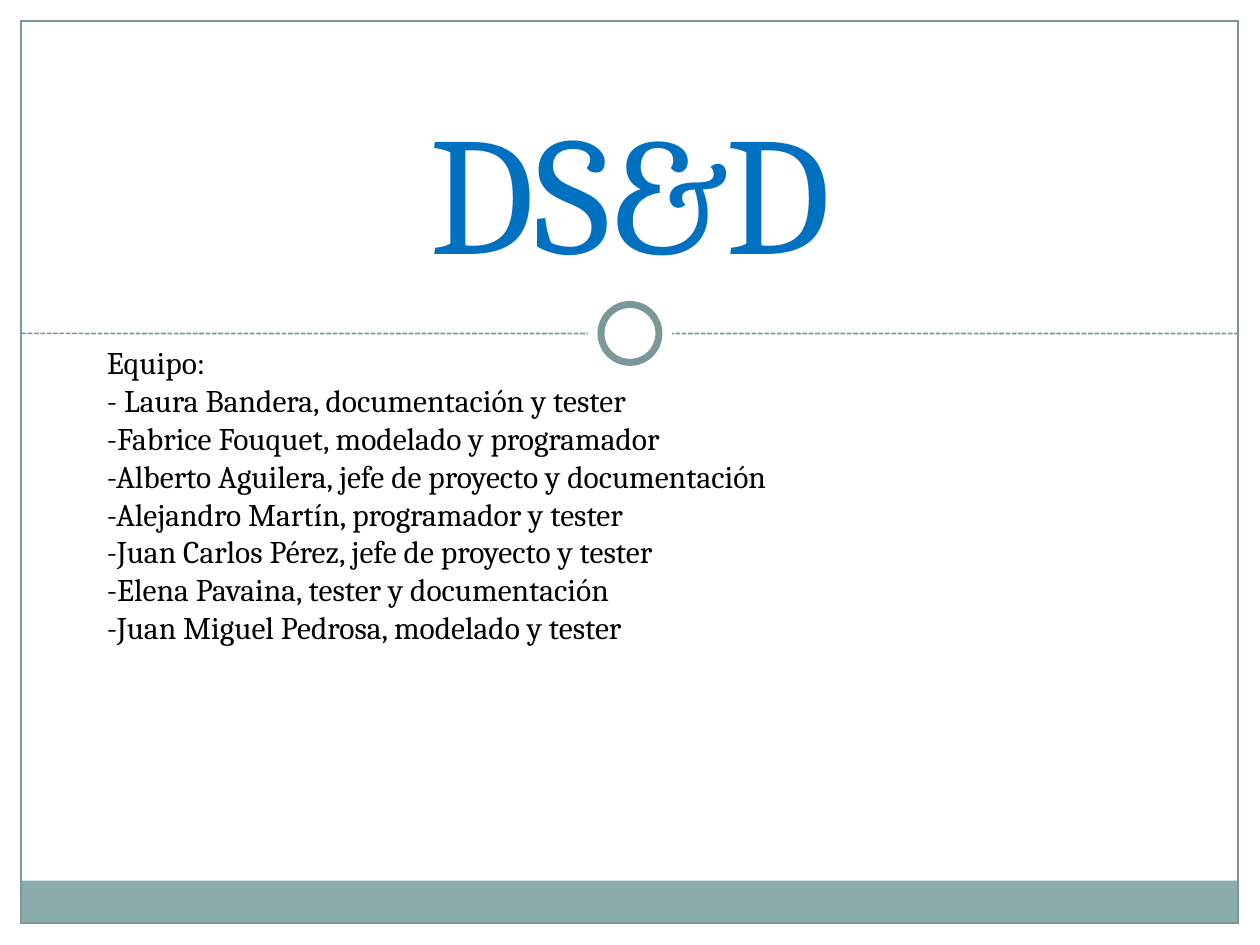
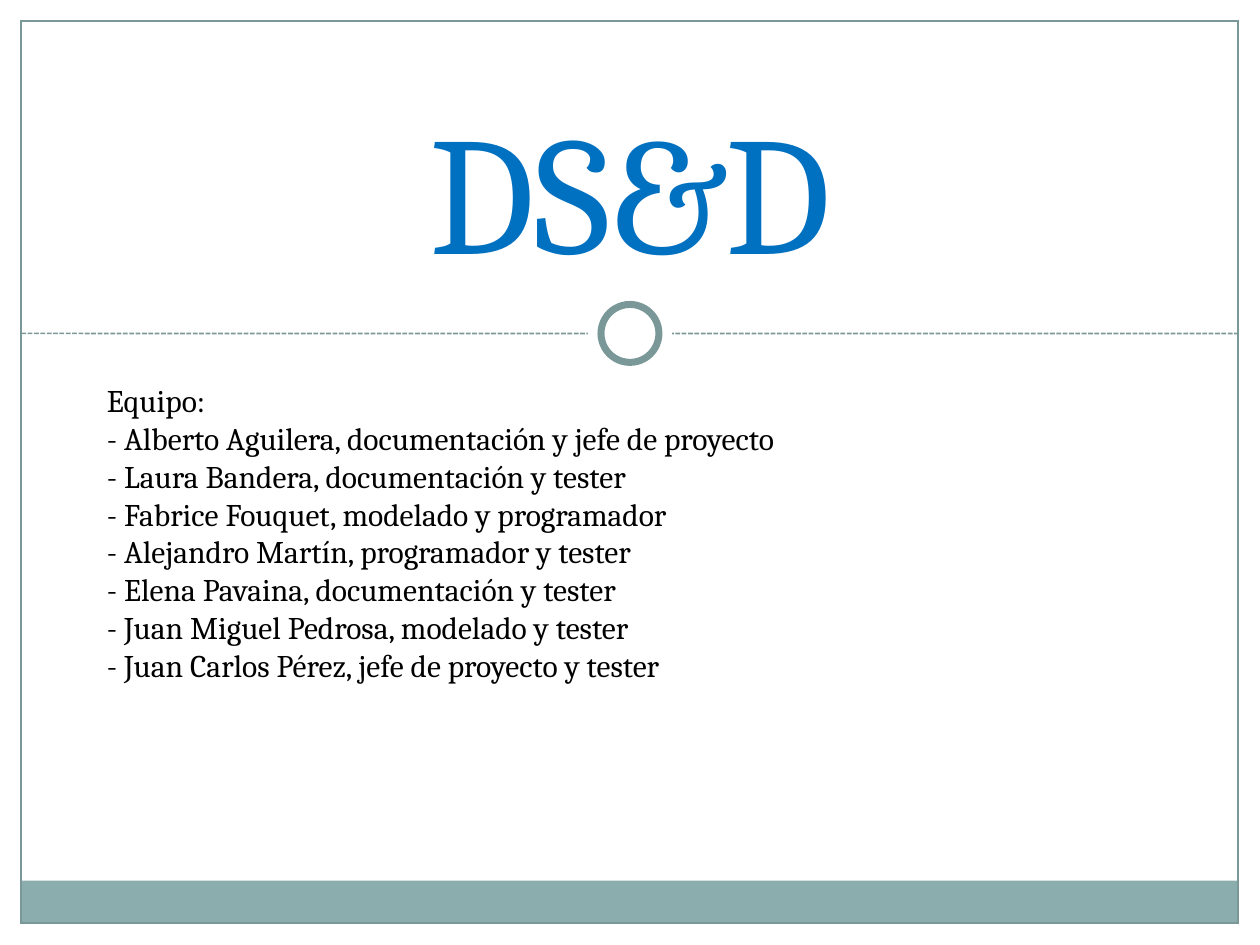
Before and after one commit to albertoaguileram/dsd, a slide deck: slide 1 of IntroIngSoft.PresentacionesFinales.pptx. Drawn at 1260x945 pixels with LibreOffice and Linux fonts; fonts in the diff are those of the drawing; background and template pictures are left out. Boxes give left, top, right and bottom in pixels: in the first picture for what was removed or moved away, otherwise in the second. Text is boxed around its words. In the diff, an @@ line names an element or a change of style, - is before the commit and + after.

```diff
--- a/IntroIngSoft.PresentacionesFinales.pptx
+++ b/IntroIngSoft.PresentacionesFinales.pptx
@@ text at bbox=[124, 427, 774, 457]: paragraph added @@
+- Alberto Aguilera, documentación y jefe de proyecto
@@ text at bbox=[124, 504, 666, 684]: text changed @@
--Fabrice Fouquet, modelado y programador
--Alberto Aguilera, jefe de proyecto y documentación
--Alejandro Martín, programador y tester
--Juan Carlos Pérez, jefe de proyecto y tester
--Elena Pavaina, tester y documentación
--Juan Miguel Pedrosa, modelado y tester
+- Fabrice Fouquet, modelado y programador
+- Alejandro Martín, programador y tester
+- Elena Pavaina, documentación y tester
+- Juan Miguel Pedrosa, modelado y tester
+- Juan Carlos Pérez, jefe de proyecto y tester
```
Also in this commit, not shown: 17 other slides changed.
